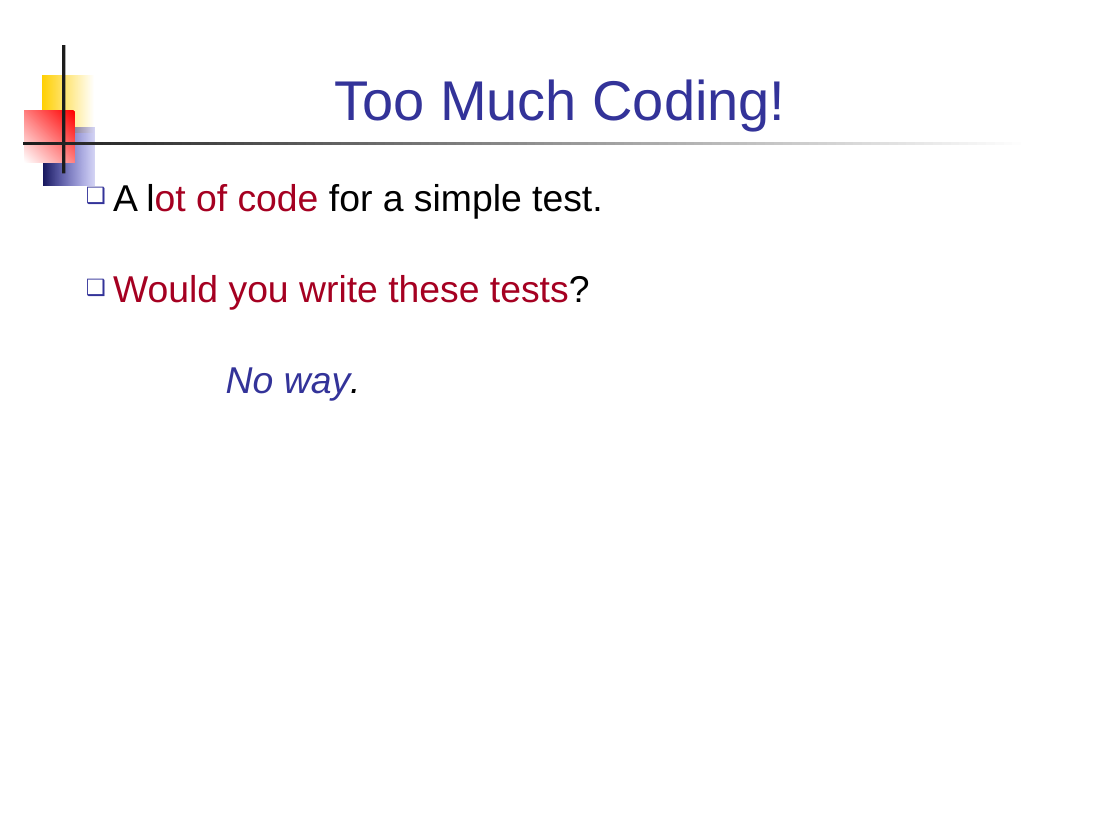
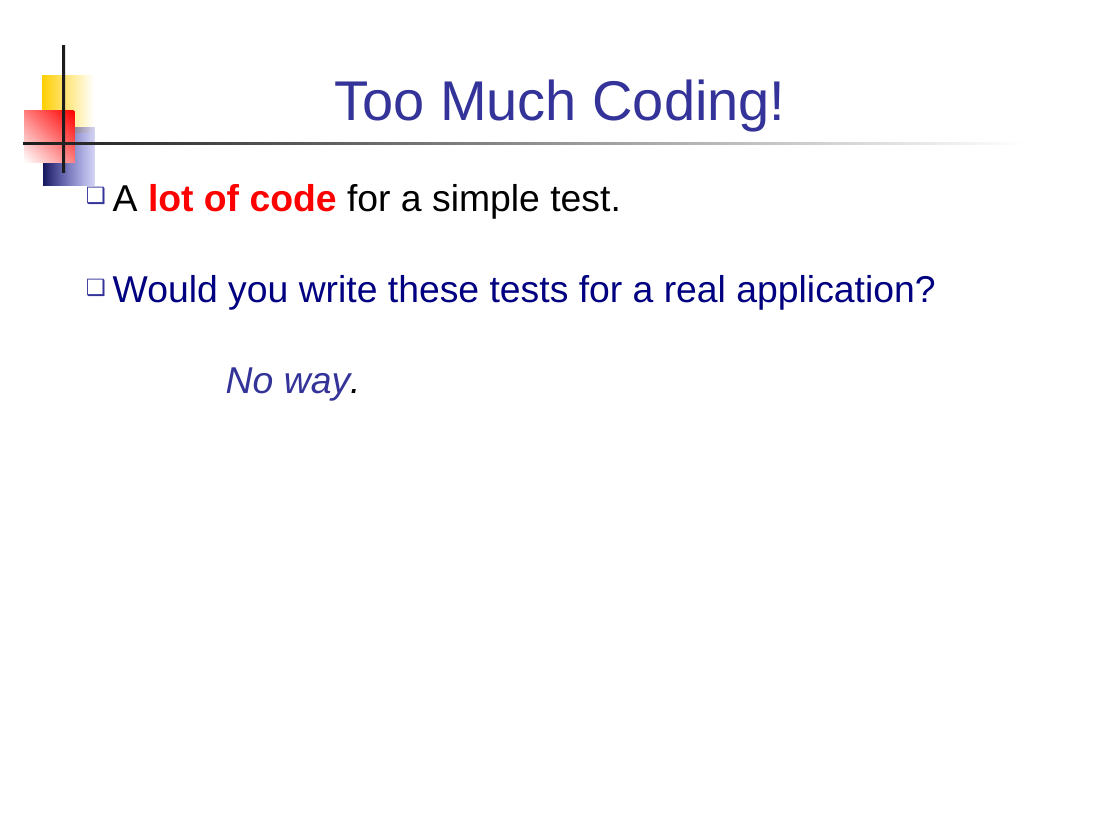
Before and after one commit to skeoop/skeoop.github.io, a slide deck: slide 9 of week10/UnitTesting.ppt (slide 10 before the commit). Drawn at 1120x840 pixels with LibreOffice and Linux fonts; fonts in the diff are those of the drawing. Boxes give left, top, right and bottom in pixels: in the first picture for what was removed or moved away, otherwise in the second. Text is boxed around its words. In the diff, an @@ line names an element or a change of style, - is before the commit and + after.

```diff
--- a/week10/UnitTesting.ppt
+++ b/week10/UnitTesting.ppt
@@ text at (x1=113, y1=184, x2=621, y2=401): text colour #000000 to #FF0000 in "lot"; text colour #A50021 to #FF0000, bold on in "lot of code" @@
@@ text at (x1=113, y1=275, x2=935, y2=310): text changed; text colour #A50021 to #000080 @@
-❑ Would you write these tests?
+❑ Would you write these tests for a real application?
```
Also in this commit, not shown: 13 other slides changed, 4 slides added, 5 slides removed, 4 other files.
